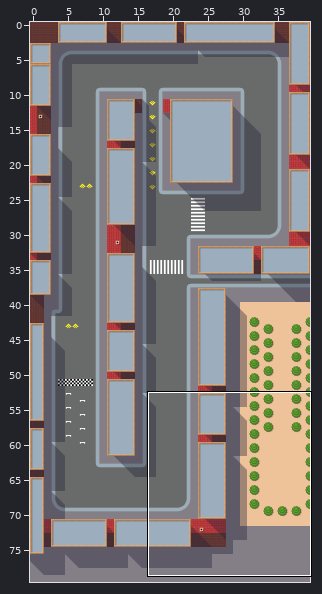
Two states of a Tiled map, core/assets/maps/be.tmx. The picture above shows the old version from afar; the outline marks the close-up.
Close-up. Before the edit:
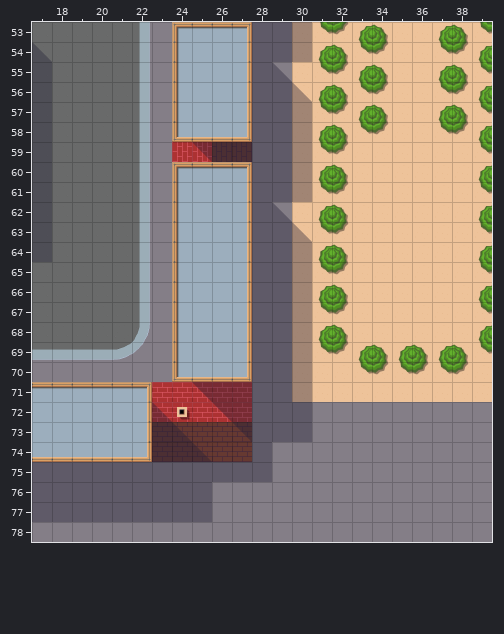
Cells are 64x64 px. Shown: x 17..39, y 53..78. The commit also changed other parts of the map, which this record leaves out. Tiles whose own drawing changed are shown in their newer look in all pictures.
The same view after the edit:
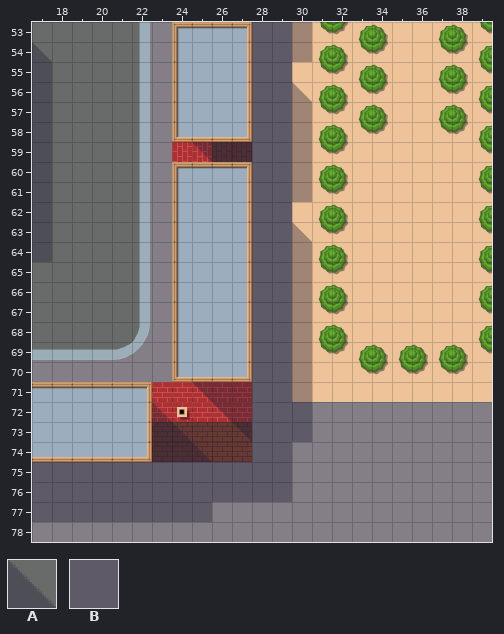
Key: from "city": A 54, B 62.
_ is an empty cell.
See-through tiles are keyed as they look on the map.
What changed:
Layer "Obstacles":
y 55: x 29 A -> B
y 62: x 29 A -> B
y 74..75: x 29 _ -> B
y 76: x 26..29 ____ -> BBBB
Pixel boxes of the changes (left, top, right, bottom) in both close-ups:
changed: (272, 62, 292, 82)
changed: (272, 202, 292, 222)
added: (212, 442, 292, 502)
